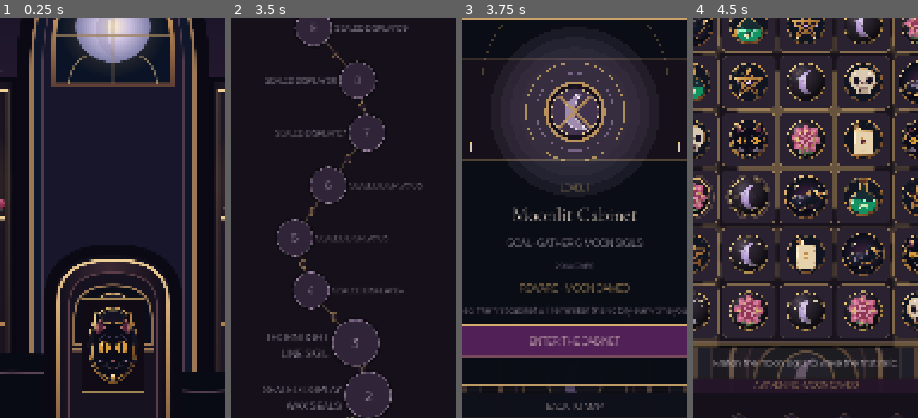
Above: before the commit, frames 1-4 (left to right).
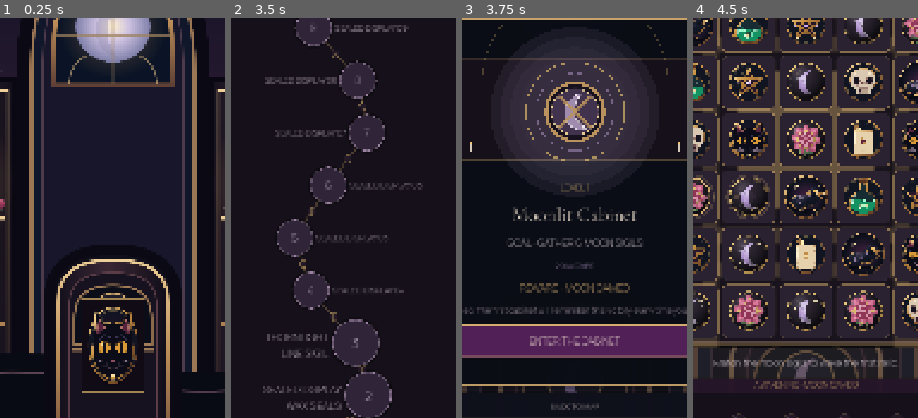
Above: after the commit, the same moments.

Repository: Jay-prodesign/akilta-match3
Game: Godot game, scene res://src/app/app_bootstrap.tscn
Two runs of this game, one before a commit and one after it. Both use one fixed random seed, a clock stepped at 60 frames per second and the inputs below.
Inputs:
- Up to frame 1 (0.25 s): no input
- Up to frame 2 (3.5 s): click "RELIQUARY · 0 / 3" at 0.5 s; click "BACK TO THE HOUSE" at 1.25 s; click "OPEN CURIO MAP" at 2 s; click "CURIO BOUTIQUE Rare finds · L…" at 2.75 s
- Up to frame 3 (3.75 s): click "1" at 3.5 s
- Up to frame 4 (4.5 s): click "ENTER THE CABINET" at 4.25 s
The pictures show only the part of the screen within x 25-75%, y 26-76%; the shares and areas given below are measured in that part.

Frames 1-2 are identical in both runs. In frame 3, 0.3% of the frame differs, in the area x 37-64%, y 96-98%; in frame 4, nothing differs.

Commit message:
ui: style level prestart ritual actions with gothic gold and plum hierarchy

Diff:
--- a/src/ui/prestart/level_prestart.gd
+++ b/src/ui/prestart/level_prestart.gd
@@ -19,6 +19,7 @@
 
 func _ready() -> void:
 	_install_world_backdrop()
+	_style_ritual_actions()
 	start_button.pressed.connect(func(): start_requested.emit(level_number))
 	back_button.pressed.connect(func(): back_requested.emit())
 
@@ -33,6 +34,30 @@
 	art.modulate = Color(0.78, 0.70, 0.80, 0.34)
 	add_child(art)
 	move_child(art, 1)
+
+func _style_ritual_actions() -> void:
+	var gold := Color("#D8B56A")
+	var ivory := Color("#F4E5D3")
+	var primary := StyleBoxFlat.new()
+	primary.bg_color = Color("#4A2848")
+	primary.border_color = gold
+	primary.set_border_width_all(2)
+	primary.set_corner_radius_all(12)
+	primary.shadow_color = Color(0.02, 0.01, 0.04, 0.65)
+	primary.shadow_size = 10
+	var hover := primary.duplicate() as StyleBoxFlat
+	hover.bg_color = Color("#61385B")
+	var secondary := primary.duplicate() as StyleBoxFlat
+	secondary.bg_color = Color("#211827")
+	secondary.border_color = Color("#9B819B")
+	for button in [start_button, back_button]:
+		button.add_theme_stylebox_override("normal", primary if button == start_button else secondary)
+		button.add_theme_stylebox_override("hover", hover)
+		button.add_theme_stylebox_override("pressed", hover)
+		button.add_theme_color_override("font_color", ivory)
+		button.add_theme_color_override("font_hover_color", ivory)
+		button.add_theme_font_size_override("font_size", 24 if button == start_button else 19)
+		button.custom_minimum_size.y = maxf(button.custom_minimum_size.y, 58.0)
 
 func configure_level(value: int) -> bool:
 	level_number = value
